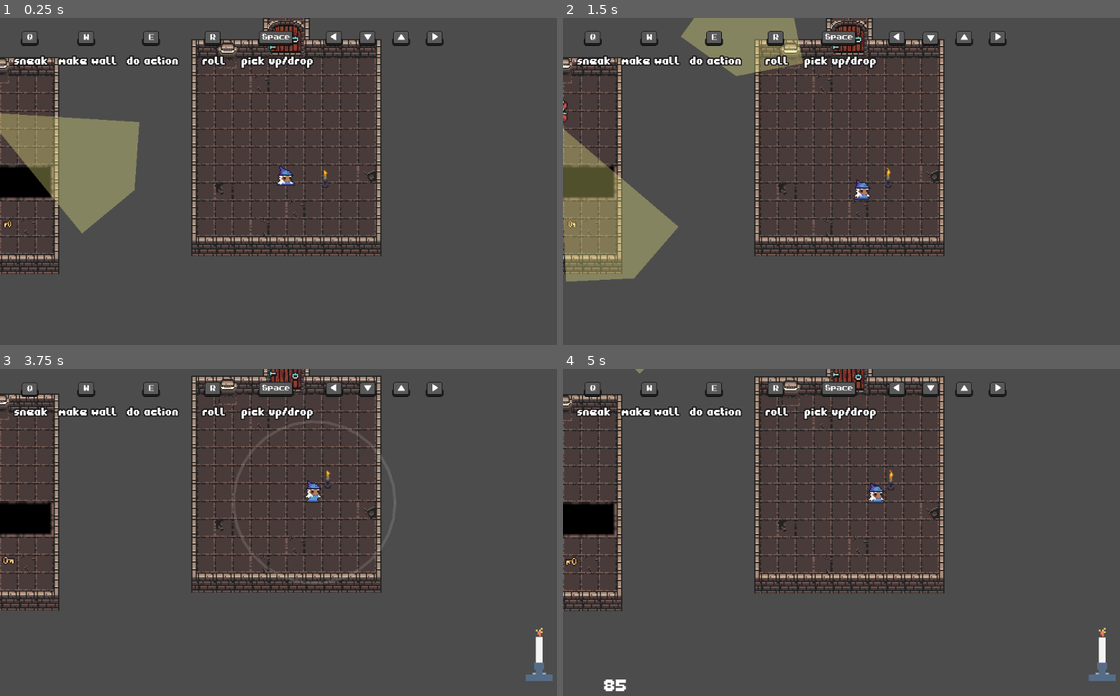
Above: before the commit, frames 1-4 (two rows, left to right).
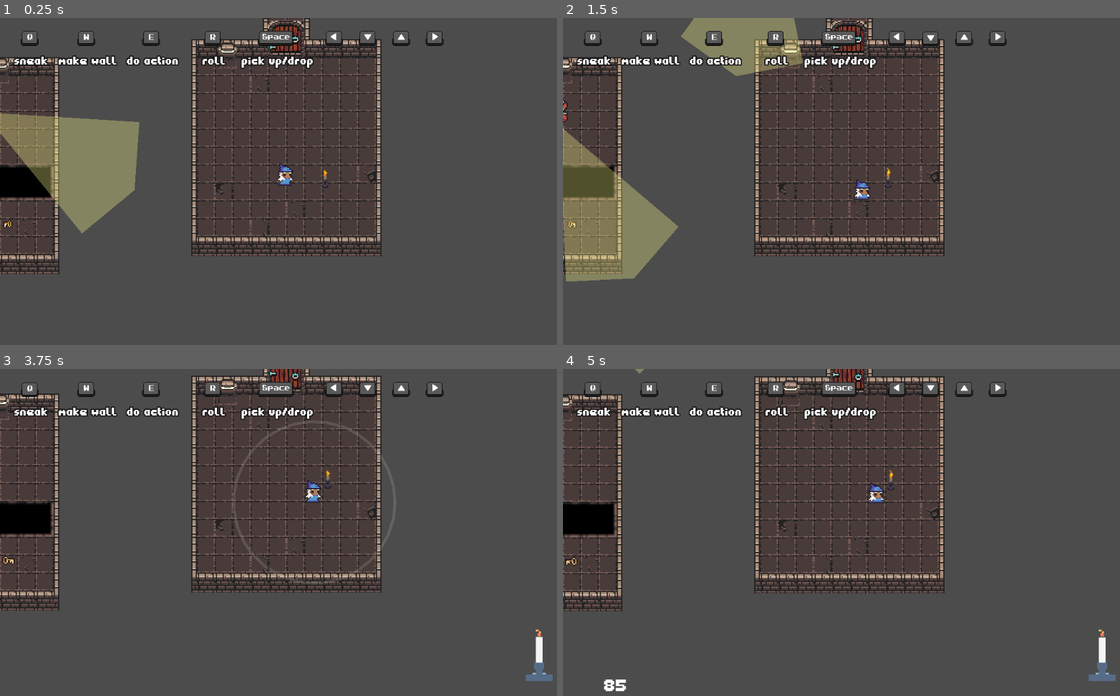
Above: after the commit, the same moments.

Repository: BadInheritance/ld46_souls_afire
Game: Godot game, scene res://scenes/Main.tscn
Two runs of this game, one before a commit and one after it. Both use one fixed random seed, a clock stepped at 60 frames per second and the inputs below.
Inputs:
- Up to frame 1 (0.25 s): no input
- Up to frame 2 (1.5 s): hold Right (player_right) 0.53-1.28 s; hold Q (player_sneak) 0.53-1.28 s; tap E (player_action) at 0.6 s; hold Down (player_down) from 1.28 s (still down); tap Q (player_sneak) at 1.35 s
- Up to frame 3 (3.75 s): tap E (player_action) at 1.55, 2.1, 3.05 s; release Down (player_down) at 2.03 s; hold Right (player_right) 2.03-2.78 s; hold Q (player_sneak) 2.03-2.78 s; hold Up (player_up) 2.78-3.53 s; tap W (player_create_wall) at 2.85 s; hold 1 (debug_show_candle_time_left) from 3.53 s (still down); hold Q (player_sneak) from 3.53 s (still down); tap Space (player_pickup_toggle) at 3.6 s
- Up to frame 4 (5 s): keep holding 1 (debug_show_candle_time_left); release Q (player_sneak) at 4.28 s; tap R (player_roll) at 4.35 s; tap E (player_action) at 4.55 s

The runs differ from the first frame. In frame 1, 0.1% of the frame differs, in the area x 49-53%, y 44-52%; in frame 2, nothing differs; in frame 3, less than 0.1%; in frame 4, less than 0.1%.

Commit message:
Fix sneak and fountain sounds

Diff:
--- a/scenes/HUD.tscn
+++ b/scenes/HUD.tscn
@@ -564,7 +564,7 @@
 [node name="Flame" type="AnimatedSprite" parent="VBoxContainer/HBoxContainer/VBoxContainer/HBoxContainer2/Control/Candle/CandleTop"]
 position = Vector2( 0, 5.04198 )
 frames = SubResource( 28 )
-frame = 2
+frame = 1
 playing = true
 
 [node name="Timer" type="Timer" parent="VBoxContainer/HBoxContainer/VBoxContainer/HBoxContainer2/Control/Candle"]
--- a/scenes/player.tscn
+++ b/scenes/player.tscn
@@ -21,6 +21,7 @@
 [ext_resource path="res://assets/sounds/pick_candle.ogg" type="AudioStream" id=19]
 [ext_resource path="res://assets/sounds/leave_candle.ogg" type="AudioStream" id=20]
 [ext_resource path="res://assets/sounds/pick_object.ogg" type="AudioStream" id=21]
+[ext_resource path="res://assets/sounds/footstep_light.ogg" type="AudioStream" id=22]
 
 [sub_resource type="SpriteFrames" id=1]
 resource_local_to_scene = true
@@ -61,7 +62,7 @@
 position = Vector2( -0.498253, 0.16608 )
 frames = SubResource( 1 )
 animation = "idle"
-frame = 1
+frame = 3
 playing = true
 offset = Vector2( 0, -14 )
 
@@ -137,9 +138,12 @@
 [node name="PickObject" type="AudioStreamPlayer2D" parent="PlayerSounds"]
 stream = ExtResource( 21 )
 
+[node name="Sneak" type="AudioStreamPlayer2D" parent="PlayerSounds"]
+stream = ExtResource( 22 )
+volume_db = -25.0
+
 [node name="steps_timer" type="Timer" parent="."]
 wait_time = 0.3
-
 [connection signal="object_pick_up_update" from="Item picking" to="." method="_on_object_pick_up_update"]
 [connection signal="timeout" from="RollingTimer" to="." method="_stop_rolling"]
 [connection signal="timeout" from="steps_timer" to="." method="generate_step_sound"]
--- a/scripts/characters/player.gd
+++ b/scripts/characters/player.gd
@@ -6,6 +6,7 @@
 export var rollingSpeed = 30
 export var wallDistance = 20
 export var normalPlayerVolumeDb = -20
+export var sneakingPlayerVolumeDb = -25
 export var walkingStepInterval = 0.6
 export var runningStepInterval = 0.3
 
@@ -18,6 +19,8 @@
 onready var walkingTimer = 1.0 / walkingSpeed
 onready var runningSound = $PlayerSounds/Footstep
 onready var runningTimer = 1.0 / runningSpeed
+onready var sneakingSound = $PlayerSounds/Sneak
+onready var sneakingTimer = 1 / sneakSpeed
 onready var rollSound = $PlayerSounds/Roll
 onready var activeSoundTimer = walkingTimer
 onready var activeSound = walkingSound
@@ -36,7 +39,10 @@
 
 func _ready():
 	walkingSound.volume_db = normalPlayerVolumeDb
+	runningSound.volume_db = normalPlayerVolumeDb
+	sneakingSound.volume_db = sneakingPlayerVolumeDb
 	rollSound.volume_db = normalPlayerVolumeDb
+
 
 
 func on_on_hatch():
@@ -69,6 +75,9 @@
 
 func on_fountain_activation():
 	if item_picking.is_holding_lamp():
+		$FountainActivator/FountainDrop1.play()
+		yield($FountainActivator/FountainDrop1, "finished")
+		$FountainActivator/FountainDrop2.play()
 		emit_signal("activate_fountain")
 
 
@@ -160,6 +169,8 @@
 
 		if Input.is_action_pressed("player_sneak"):
 			speed = sneakSpeed
+			activeSoundTimer = sneakingTimer
+			activeSound = sneakingSound
 
 		var _i = move_and_slide(dir * speed * deltaSecs)
 
--- a/scripts/items/FountainActivator.gd
+++ b/scripts/items/FountainActivator.gd
@@ -10,7 +10,4 @@
 
 func on_fountain_activation():
 	print('on_fountain_activation')
-	$FountainDrop1.play()
-	yield($FountainDrop1, "finished")
-	$FountainDrop2.play()
 	character.on_fountain_activation()
Not shown: 1 places in scenes/player.tscn that only renumber resources
